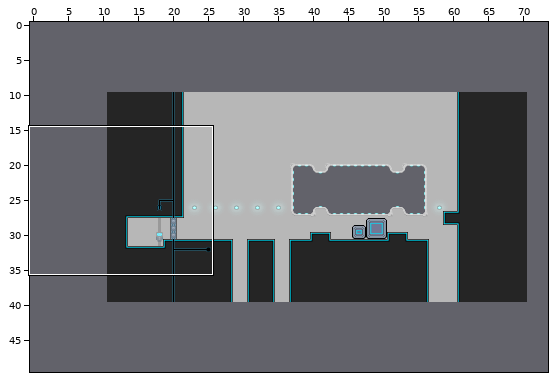
Level history. Tiled map: map-src/lean.tmx. Above, an overview of the earlier version with the close-up marked.
Close-up. Earlier state:
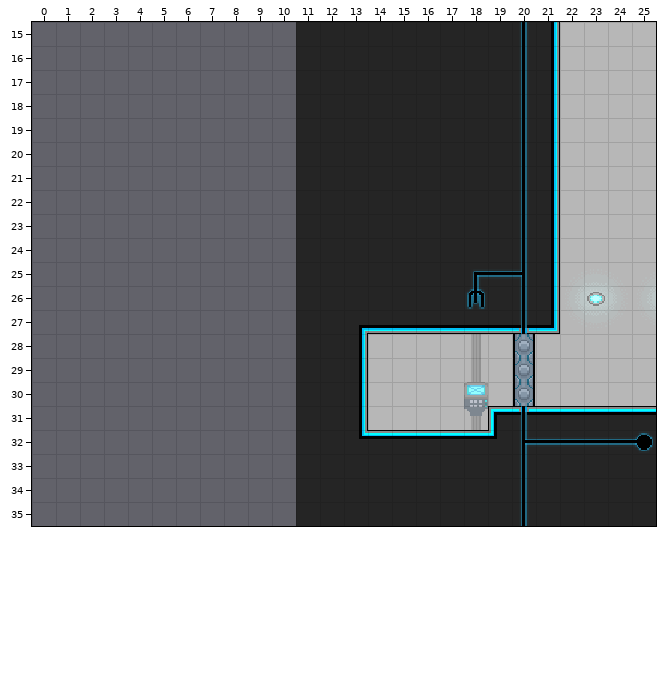
Cells are 16x16 px. Shown: x 0..25, y 15..35. The commit also changed other parts of the map, which this record leaves out. The old version is drawn lined up with the new one.
After:
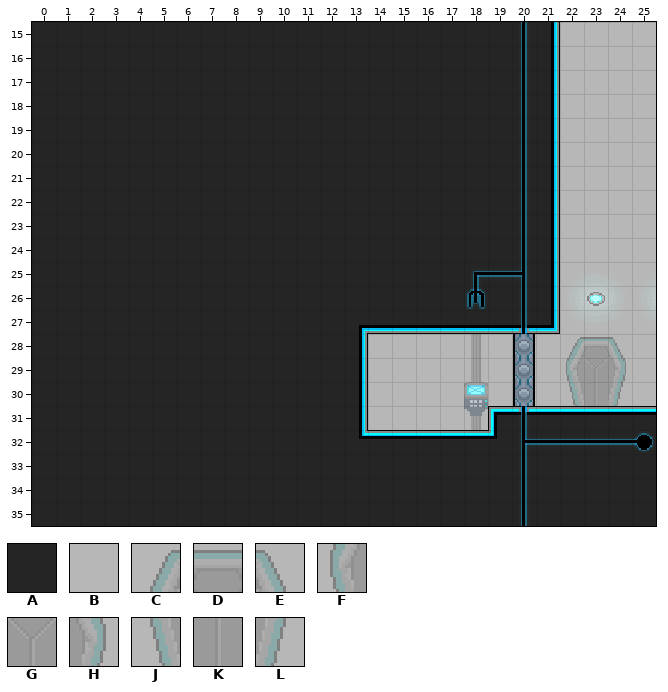
Key: from "main": A 26, B 278, C 320, D 321, E 322, F 345, G 346, H 347, J 370, K 371, L 372.
_ is an empty cell, . an unchanged one.
What changed:
map size 60x30 -> 74x50 cells (old content now starts at 11,10; both pictures use the new coordinates)
--- layer "Tile Layer 1"
@@ x 0..24 @@
-15 ___________..............
-16 ___________..............
-17 ___________..............
-18 ___________..............
-19 ___________..............
-20 ___________..............
-21 ___________..............
-22 ___________..............
-23 ___________..............
-24 ___________..............
-25 ___________..............
-26 ___________..............
-27 ___________..............
-28 ___________...........BBB
-29 ___________...........BBB
-30 ___________...........BBB
-31 ___________..............
-32 ___________..............
-33 ___________..............
-34 ___________..............
-35 ___________..............
+15 AAAAAAAAAAA..............
+16 AAAAAAAAAAA..............
+17 AAAAAAAAAAA..............
+18 AAAAAAAAAAA..............
+19 AAAAAAAAAAA..............
+20 AAAAAAAAAAA..............
+21 AAAAAAAAAAA..............
+22 AAAAAAAAAAA..............
+23 AAAAAAAAAAA..............
+24 AAAAAAAAAAA..............
+25 AAAAAAAAAAA..............
+26 AAAAAAAAAAA..............
+27 AAAAAAAAAAA..............
+28 AAAAAAAAAAA...........CDE
+29 AAAAAAAAAAA...........FGH
+30 AAAAAAAAAAA...........JKL
+31 AAAAAAAAAAA..............
+32 AAAAAAAAAAA..............
+33 AAAAAAAAAAA..............
+34 AAAAAAAAAAA..............
+35 AAAAAAAAAAA..............
